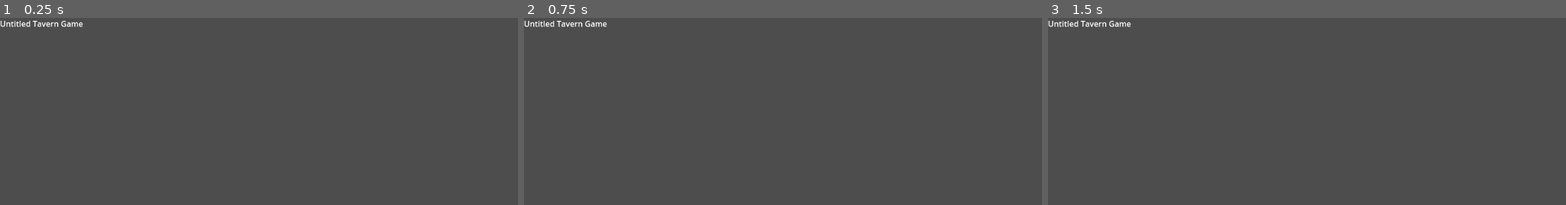
Above: before the commit, frames 1-3 (left to right).
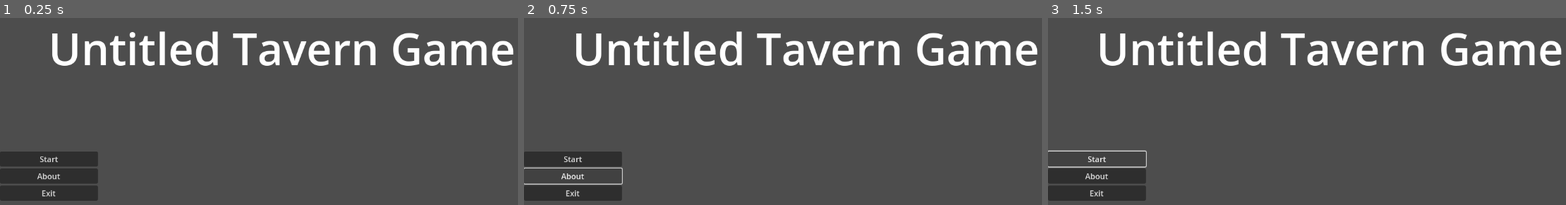
Above: after the commit, the same moments.

Repository: BobWizardLad/OGAM-Tavern-Game
Game: Godot game, scene res://Scenes/menu.tscn
Same seed, same stepped clock (60 frames per second), same inputs: the game is played once before the commit and once after it. This scene is started directly instead of the project's main scene.
Inputs (mouse positions are in pixels of both pictures, inside the frame that each line leads up to):
- Up to frame 1 (0.25 s): no input
- Up to frame 2 (0.75 s): click (570, 175) at 0.5 s, where only the run after the commit has a clickable "About"
- Up to frame 3 (1.5 s): click (1094, 158) at 1.25 s, where only the run after the commit has a clickable "Start"

The runs differ from the first frame. In frame 1, 10% of the frame differs, in the area x 0-100%, y 1-98%; in frame 2, 9.2%; in frame 3, 9.2%.

Commit message:
Main Menu Scene Beginning

Diff:
--- a/Tavern_Game/Scenes/main.tscn
+++ b/Tavern_Game/Scenes/main.tscn
@@ -1,4 +1,4 @@
-[gd_scene load_steps=5 format=3]
+[gd_scene load_steps=5 format=3 uid="uid://bpc4ff258iikd"]
 
 [ext_resource type="Texture2D" uid="uid://ccps4lyslmrxm" path="res://icon.svg" id="1_x28s3"]
 [ext_resource type="PackedScene" uid="uid://bu1slyb6qdusv" path="res://Pawn Scenes/player.tscn" id="2_boxvc"]
--- a/Tavern_Game/Scenes/menu.tscn
+++ b/Tavern_Game/Scenes/menu.tscn
@@ -7,10 +7,37 @@
 anchor_bottom = 1.0
 grow_horizontal = 2
 grow_vertical = 2
+size_flags_vertical = 0
 
 [node name="Label" type="Label" parent="."]
-layout_mode = 0
-offset_right = 40.0
-offset_bottom = 23.0
+layout_mode = 1
+anchors_preset = 10
+anchor_right = 1.0
+offset_bottom = 26.0
+grow_horizontal = 2
+theme_override_font_sizes/font_size = 90
 text = "Untitled Tavern Game"
 horizontal_alignment = 1
+
+[node name="VBoxContainer" type="VBoxContainer" parent="."]
+layout_mode = 1
+anchors_preset = 4
+anchor_top = 0.5
+anchor_bottom = 0.5
+offset_top = -50.5
+offset_right = 200.0
+offset_bottom = 50.5
+grow_vertical = 2
+
+[node name="Start" type="Button" parent="VBoxContainer"]
+layout_mode = 2
+text = "Start
+"
+
+[node name="About" type="Button" parent="VBoxContainer"]
+layout_mode = 2
+text = "About"
+
+[node name="Exit" type="Button" parent="VBoxContainer"]
+layout_mode = 2
+text = "Exit"
